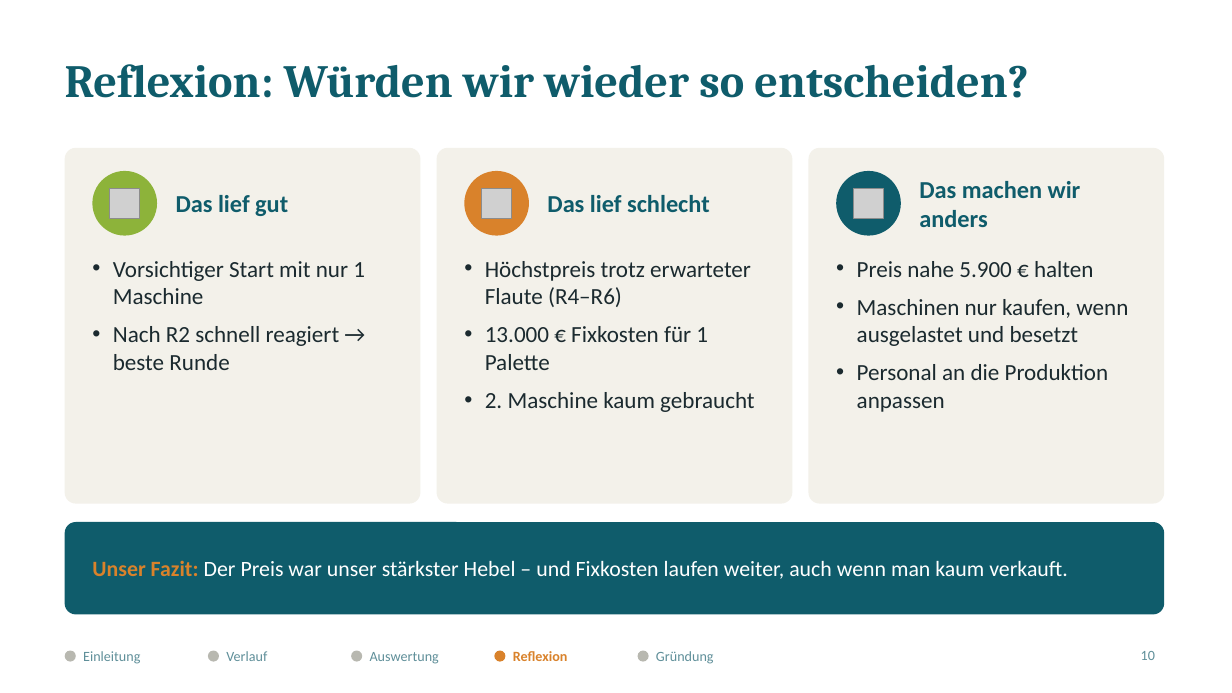
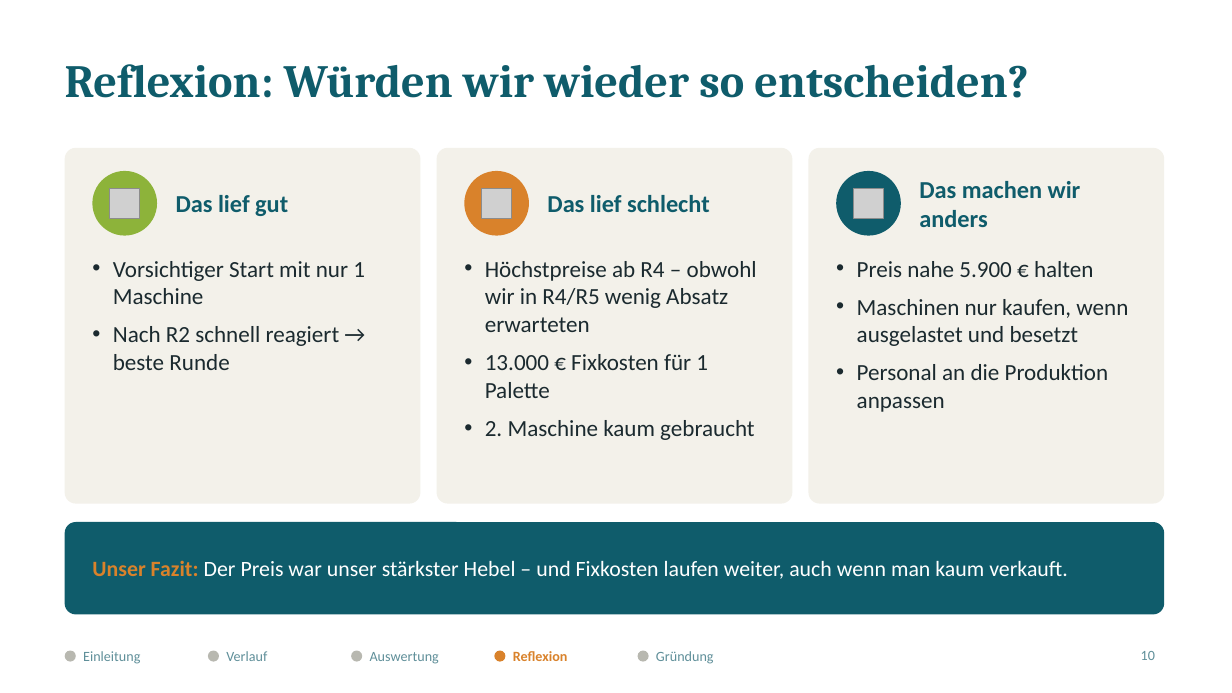
Before and after one commit to jofy0002/claude-workspace, a slide deck: slide 10 of endpraesentation/Elbharz_Endpraesentation.pptx. Drawn at 1232x693 pixels with LibreOffice and Linux fonts; fonts in the diff are those of the drawing; grey boxes stand for pictures. Boxes give left, top, right and bottom in pixels: in the first picture for what was removed or moved away, otherwise in the second. Text is boxed around its words. In the diff, an @@ line names an element or a change of style, - is before the commit and + after.

```diff
--- a/endpraesentation/Elbharz_Endpraesentation.pptx
+++ b/endpraesentation/Elbharz_Endpraesentation.pptx
@@ text at (x1=485, y1=261, x2=757, y2=332): text changed @@
-• Höchstpreis trotz erwarteter Flaute (R4–R6)
+• Höchstpreise ab R4 – obwohl wir in R4/R5 wenig Absatz erwarteten
```
Also in this commit, not shown: 6 other slides changed, 6 other files.
